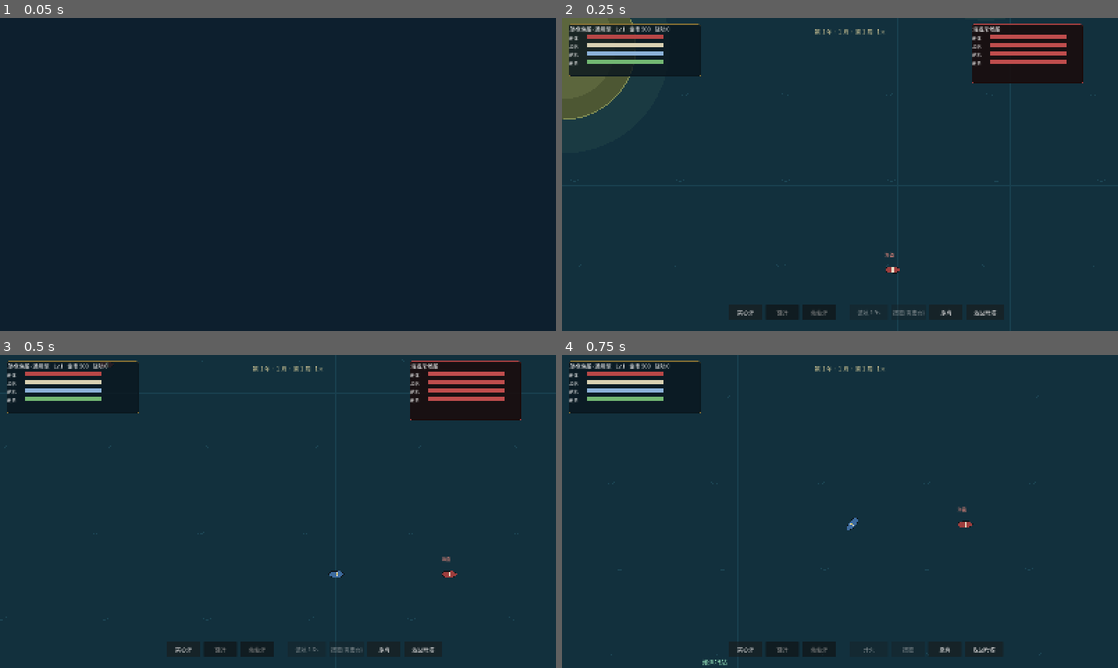
Above: before the commit, frames 1-4 (two rows, left to right).
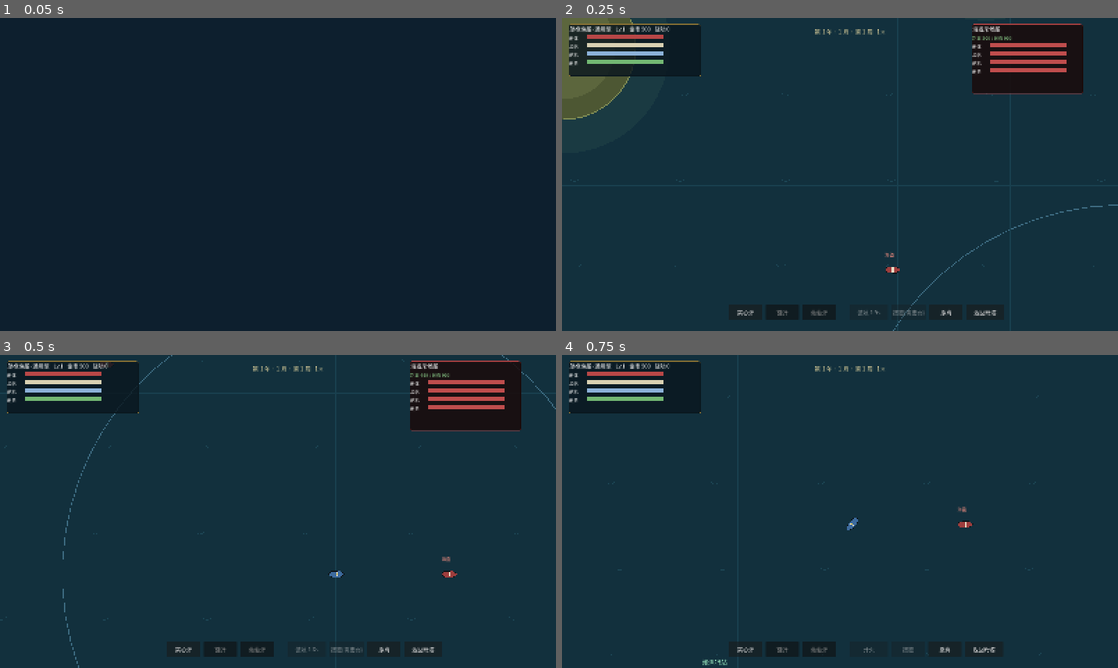
Above: after the commit, the same moments.

Repository: lucifermbbgh/OceanHero
Game: Godot game, scene res://tests/integration/run.tscn
Two runs of this game, one before a commit and one after it. Both use one fixed random seed, a clock stepped at 60 frames per second and the inputs below. This scene is started directly instead of the project's main scene.
Inputs (mouse positions are in pixels of both pictures, inside the frame that each line leads up to):
- Up to frame 1 (0.05 s): no input
- Up to frame 2 (0.25 s): no input
- Up to frame 3 (0.5 s): no input
- Up to frame 4 (0.75 s): tap Enter at 0.5 s; move the mouse to (962, 495) at 0.52 s; hold D (steer_right) from 0.53 s (still down); tap B at 0.6 s; click (962, 495) at 0.67 s

Frame 1 is identical in both runs. In frame 2, 1.3% of the frame differs, in the area x 59-100%, y 5-100%; in frame 3, 1.4%, in the area x 11-100%, y 0-100%; in frame 4, nothing differs.

Commit message:
fix: 绕岛不擦边、NPC 增加绕障、射程可视化
- 绕航半径由 岛半径+边距+22 改为 +170，彻底脱离减速带
- 减速由一刀切 0.55 改为按侵入深度 lerp(1.0, 0.45)
- NPC 新增前视避障：320px 前视 + 切线滑开（此前 NPC 完全没有绕障）
- 锁定目标时显示射程圈，目标面板显示「距离 X / 射程 Y」
- 修正测试脚本的类型推断错误（导致套件挂起）
- 新增 6 项测试，集成 299 项全绿

Diff:
--- a/scripts/sea/sea_scene.gd
+++ b/scripts/sea/sea_scene.gd
@@ -147,6 +147,8 @@
 		e.died.connect(_on_enemy_died)
 		e.disengaged.connect(_on_enemy_disengaged)
 		add_child(e)
+		e.home_pos = e.global_position
+		e.obstacles = islands
 		enemies.append(e)
 	hud.ticker("发现 Boss：%s" % String(edef.display_name))
 
@@ -242,6 +244,7 @@
 		player.position = GameState.sea_position
 	player.died.connect(_on_player_died)
 	add_child(player)
+	player.obstacles = islands
 
 func _build_camera() -> void:
 	camera = Camera2D.new()
@@ -604,6 +607,7 @@
 	e.disengaged.connect(_on_enemy_disengaged)
 	add_child(e)
 	e.home_pos = e.global_position
+	e.obstacles = islands
 	enemies.append(e)
 
 func _spawn_monster() -> void:
@@ -632,6 +636,7 @@
 	e.disengaged.connect(_on_enemy_disengaged)
 	add_child(e)
 	e.home_pos = e.global_position
+	e.obstacles = islands
 	enemies.append(e)
 
 ## 中立商船：被海盗追，不还手
@@ -648,6 +653,7 @@
 	e.disengaged.connect(_on_enemy_disengaged)
 	add_child(e)
 	e.home_pos = e.global_position
+	e.obstacles = islands
 	enemies.append(e)
 
 func _count_kind(kind: String) -> int:
@@ -776,7 +782,8 @@
 			var push: float = 1.0 - d / avoid_r
 			n.external_push += to_ship.normalized() * push * PUSH_STRENGTH
 			if n.get("terrain_slow") != null:
-				n.terrain_slow = minf(float(n.terrain_slow), 0.55)
+				# 越靠里越慢：边缘基本不减速，深处才明显拖慢
+				n.terrain_slow = minf(float(n.terrain_slow), lerpf(1.0, 0.45, push))
 			# 实质压到岛上 → 搁浅
 			if d < r + 20.0 and n == player and ground_cooldown <= 0.0:
 				ground_cooldown = 1.5
@@ -850,6 +857,7 @@
 	e.disengaged.connect(_on_enemy_disengaged)
 	add_child(e)
 	e.home_pos = e.global_position
+	e.obstacles = islands
 	enemies.append(e)
 	hud.ticker("赏金猎人编队出现！（通缉度 %d）" % GameState.notoriety())
 
@@ -934,7 +942,8 @@
 			var b: Vector2 = pts[i + 1]
 			for isl in islands:
 				var c: Vector2 = isl[0]
-				var r: float = isl[1] + AVOID_MARGIN * 0.75
+				# 比减速区（岛半径 + AVOID_MARGIN）再外扩 110px，避免刚出航线就进减速带
+				var r: float = isl[1] + AVOID_MARGIN + 110.0
 				if not _segment_hits_circle(a, b, c, r):
 					continue
 				var wp := _tangent_point(a, c, r, b)
--- a/scripts/ship/sea_ship.gd
+++ b/scripts/ship/sea_ship.gd
@@ -50,6 +50,7 @@
 var wander_heading := 0.0
 var wander_timer := 0.0
 var home_pos := Vector2.ZERO
+var obstacles: Array = []      # 场景注入的岛屿列表 [[中心, 半径], ...]
 var last_attacker = null
 var heading := 0.0
 var nav_target = null
@@ -264,7 +265,31 @@
 	var diff := wrapf(want - heading, -PI, PI)
 	return clampf(diff * 2.0, -1.0, 1.0)
 
+## 前视避障：正前方 320px 若压进岛屿减速带，就沿切线滑开
+func _avoidance_turn() -> float:
+	if obstacles.is_empty():
+		return 0.0
+	var look: Vector2 = global_position + Vector2.RIGHT.rotated(heading) * 320.0
+	for o in obstacles:
+		var c: Vector2 = o[0]
+		var r: float = o[1] + 150.0 + 90.0
+		if look.distance_to(c) >= r:
+			continue
+		var away: Vector2 = global_position - c
+		if away.length() < 1.0:
+			away = Vector2.RIGHT
+		var tangent := Vector2(-away.y, away.x).normalized()
+		var d1 := absf(wrapf(tangent.angle() - heading, -PI, PI))
+		var d2 := absf(wrapf((-tangent).angle() - heading, -PI, PI))
+		var dir := tangent if d1 <= d2 else -tangent
+		return _turn_toward(dir.angle())
+	return 0.0
+
 func _ai_steer(delta: float) -> float:
+	var avoid := _avoidance_turn()
+	if avoid != 0.0:
+		throttle = maxf(throttle, 0.4)
+		return avoid
 	if faction == "merchant" and target != null and is_instance_valid(target):
 		# 商船逃向远离威胁的方向
 		var away: Vector2 = global_position - target.global_position
@@ -465,6 +490,9 @@
 		draw_rect(Rect2(-w * 0.5, y, w * hull_pct(), 4), Color(0.75, 0.25, 0.25))
 	if is_player:
 		draw_circle(Vector2.ZERO, 3.0, Color(0.9, 0.8, 0.3))
+		# 锁定目标时显示自己的火炮射程圈
+		if target != null and is_instance_valid(target):
+			draw_arc(Vector2.ZERO, cannon_range, 0, TAU, 64, Color(0.55, 0.85, 1.0, 0.35), 3.0)
 	# 阵营标签（美术资源到位后改为头顶信息栏，见 02-systems-design §16.3）
 	if not is_player:
 		var tag := ""
--- a/scripts/ui/sea_hud.gd
+++ b/scripts/ui/sea_hud.gd
@@ -14,6 +14,7 @@
 var _player_bars := {}
 var _target_panel: PanelContainer
 var _target_name: Label
+var _target_range: Label
 var _target_bars := {}
 var _ticker: Label
 var _hint: Label
@@ -143,7 +144,7 @@
 func _build_target_panel(root: Control) -> void:
 	_target_panel = PanelContainer.new()
 	_target_panel.position = Vector2(1180, 18)
-	_target_panel.custom_minimum_size = Vector2(320, 170)
+	_target_panel.custom_minimum_size = Vector2(320, 200)
 	var style := StyleBoxFlat.new()
 	style.bg_color = Color(0.10, 0.04, 0.04, 0.85)
 	style.border_color = Color(0.65, 0.25, 0.25, 0.8)
@@ -158,6 +159,10 @@
 	_target_name.text = "目标"
 	_target_name.add_theme_font_size_override("font_size", 16)
 	vb.add_child(_target_name)
+	_target_range = Label.new()
+	_target_range.text = ""
+	_target_range.add_theme_font_size_override("font_size", 13)
+	vb.add_child(_target_range)
 	for key in ["hull", "sail", "rudder", "crew"]:
 		var hb := HBoxContainer.new()
 		vb.add_child(hb)
@@ -263,6 +268,13 @@
 	if target != null and is_instance_valid(target) and target.alive:
 		_target_panel.visible = true
 		_target_name.text = target.display_name
+		if player != null and is_instance_valid(player):
+			var dist: float = player.global_position.distance_to(target.global_position)
+			var rng: float = player.cannon_range
+			var in_range := dist <= rng
+			_target_range.text = "距离 %d / 射程 %d%s" % [int(dist), int(rng), "" if in_range else "（超出射程）"]
+			_target_range.add_theme_color_override("font_color",
+				Color(0.6, 0.9, 0.6) if in_range else Color(0.9, 0.55, 0.5))
 		_set_bar(_target_bars, "hull", _pct_of(target, "hull") * 100.0)
 		_set_bar(_target_bars, "sail", _pct_of(target, "sail") * 100.0)
 		_set_bar(_target_bars, "rudder", _pct_of(target, "rudder") * 100.0)
--- a/tests/integration/run.gd
+++ b/tests/integration/run.gd
@@ -4,7 +4,18 @@
 var _pass := 0
 var _fail := 0
 
+var _t0 := 0
+
+func _mark(label: String) -> void:
+	var now := Time.get_ticks_msec()
+	print("   ⏱ %s: %d ms（累计 %d ms）" % [label, now - _last, now - _t0])
+	_last = now
+
+var _last := 0
+
 func _ready() -> void:
+	_t0 = Time.get_ticks_msec()
+	_last = _t0
 	print("=== SeaHeroes 集成测试 ===")
 	await _test_base_scene()
 	await _test_sea_and_combat()
@@ -17,8 +28,10 @@
 	await _test_cross_port()
 	await _test_pathfinding()
 	await _test_ecology()
+	_mark("到任务导航前")
 	await _test_quest_nav()
 	await _test_engage_rules()
+	_mark("到地图测试前")
 	await _test_maps()
 	await _test_bosses()
 	await _test_quests()
@@ -28,6 +41,7 @@
 	await _test_reputation()
 	await _test_commendation()
 	await _test_victory()
+	_mark("到存档位前")
 	await _test_save_slots()
 	await _test_outpost_repair()
 	await _test_avoidance()
@@ -513,6 +527,24 @@
 	_ok(not _path_hits_island(s, route, s.player.global_position),
 		"规划出的航线全程不穿岛", "waypoints=%d" % route.size())
 
+	# 绕航点必须离岛足够远（不贴减速带）
+	var min_clear := 1.0e9
+	for p in route:
+		for isl2 in s.islands:
+			min_clear = minf(min_clear, p.distance_to(isl2[0]) - isl2[1])
+	_ok(min_clear > s.AVOID_MARGIN + 50.0, "绕航点离岛边至少一个减速带以上",
+		"最小净距=%.0f" % min_clear)
+
+	# 整条航线的每一段都不进减速带
+	var slow_zone_hit := false
+	var prev: Vector2 = s.player.global_position
+	for p in route:
+		for isl3 in s.islands:
+			if s._segment_hits_circle(prev, p, isl3[0], isl3[1] + s.AVOID_MARGIN):
+				slow_zone_hit = true
+		prev = p
+	_ok(not slow_zone_hit, "航线不进入岛屿减速带")
+
 	# 直线可达时不应绕路
 	var clear_target: Vector2 = (s.player.global_position + Vector2(0, 500)).clamp(Vector2(100, 100), Vector2(7900, 7900))
 	var direct: Array = s._route_to(clear_target)
@@ -636,7 +668,7 @@
 		"最小角度差=%.1f°" % rad_to_deg(min_gap))
 
 	# 围攻上限：跑一段时间后追打玩家的单位不超过 3
-	for i in range(240):
+	for i in range(60):
 		await get_tree().physics_frame
 	_ok(s3._count_targeting_player() <= s3.MAX_ATTACKERS_ON_PLAYER,
 		"同时追打玩家的单位不超过上限",
@@ -767,10 +799,10 @@
 		idle.target = null
 		idle.wander_heading = idle.heading
 		idle.wander_timer = 100.0
-		for i in range(150):
+		for i in range(90):
 			await get_tree().physics_frame
 		var h_start: float = idle.heading
-		for i in range(30):
+		for i in range(20):
 			await get_tree().physics_frame
 		var drift: float = absf(wrapf(idle.heading - h_start, -PI, PI))
 		_ok(drift < 0.02, "闲置单位不会持续旋转", "0.5 秒内转了 %.4f rad" % drift)
@@ -828,8 +860,9 @@
 	pirate.disengage_timer = 0.0
 	s.player.global_position += Vector2(2000, 0)
 	_ok(pirate.target != null, "拉远瞬间仍锁定")
-	# 模拟"玩家真的跑得掉"：每帧维持在 2000 距离之外
-	for i in range(340):
+	# 直接把脱战计时推到阈值前 0.2 秒，验证跨过阈值即放弃（不必真等 5 秒）
+	pirate.disengage_timer = pirate.DISENGAGE_TIME - 0.2
+	for i in range(20):
 		await get_tree().physics_frame
 		s.player.global_position = pirate.global_position + Vector2(2000, 0)
 	_ok(pirate.target == null, "拉开距离 5 秒后 NPC 放弃追击",
Binary file added: docs/screenshots/30-range.png
Not shown, changed: docs/02-systems-design.md
Not shown, changed: docs/06-design-changelog.md
Not shown, changed: docs/09-playtest-record.md
